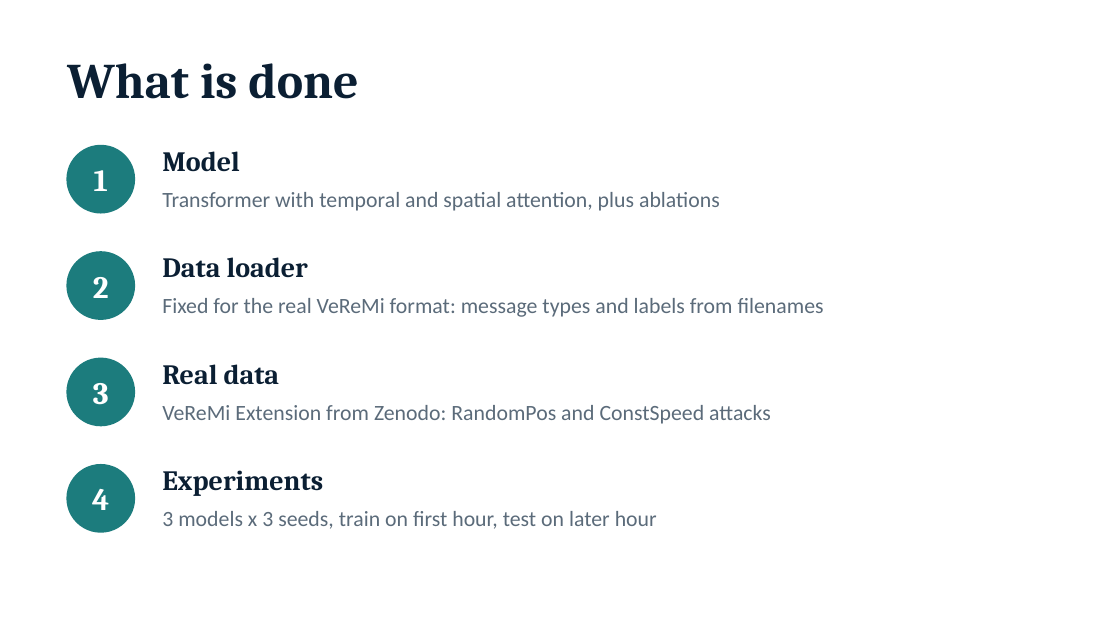
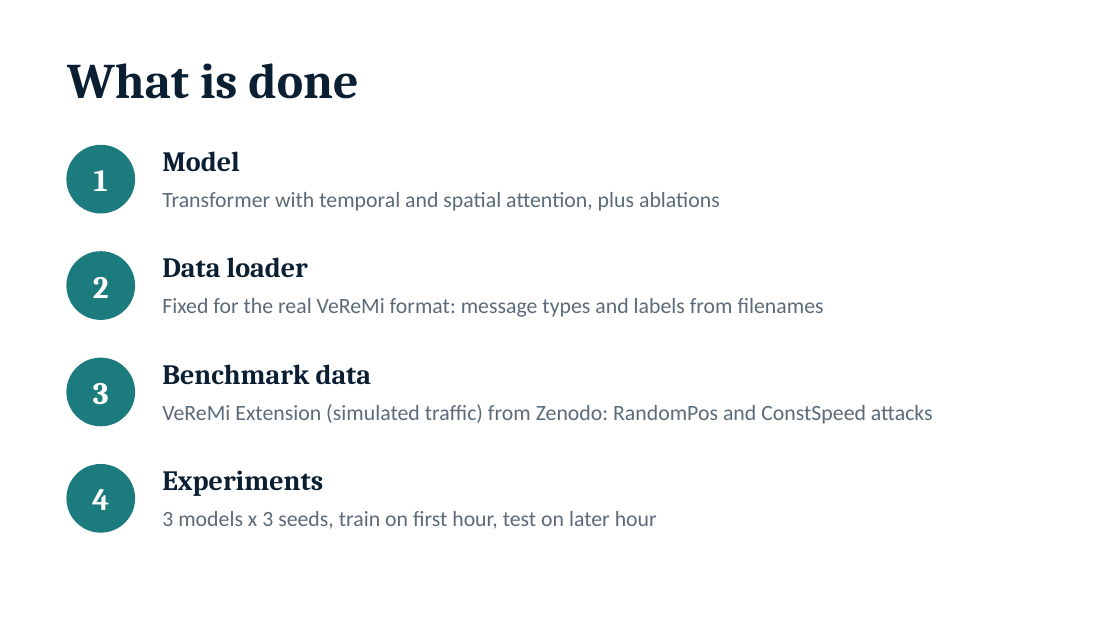
Before and after one commit to ShlokNambiar/Major-Project-, a slide deck: slide 3 of presentation/progress_update.pptx. Drawn at 1120x630 pixels with LibreOffice and Linux fonts; fonts in the diff are those of the drawing. Boxes give left, top, right and bottom in pixels: in the first picture for what was removed or moved away, otherwise in the second. Text is boxed around its words. In the diff, an @@ line names an element or a change of style, - is before the commit and + after.

```diff
--- a/presentation/progress_update.pptx
+++ b/presentation/progress_update.pptx
@@ text at [162, 364, 372, 385]: text changed @@
-Real data
+Benchmark data
@@ text at [162, 404, 933, 424]: text changed @@
-VeReMi Extension from Zenodo: RandomPos and ConstSpeed attacks
+VeReMi Extension (simulated traffic) from Zenodo: RandomPos and ConstSpeed attacks
```
Also in this commit, not shown: 3 other slides changed, 1 other file.
